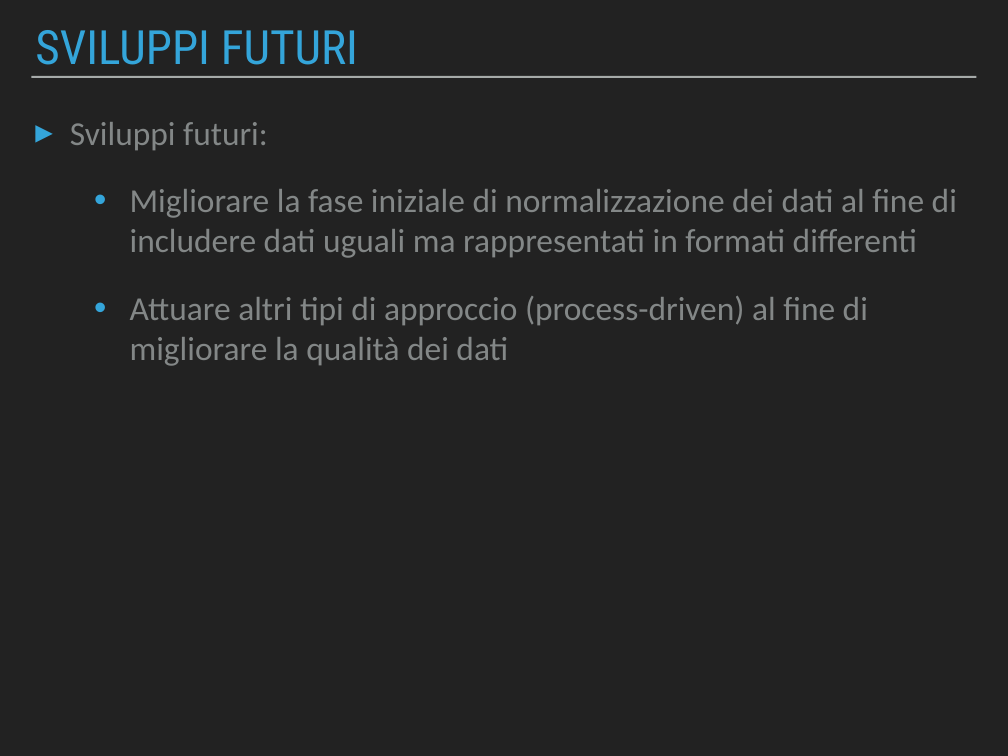
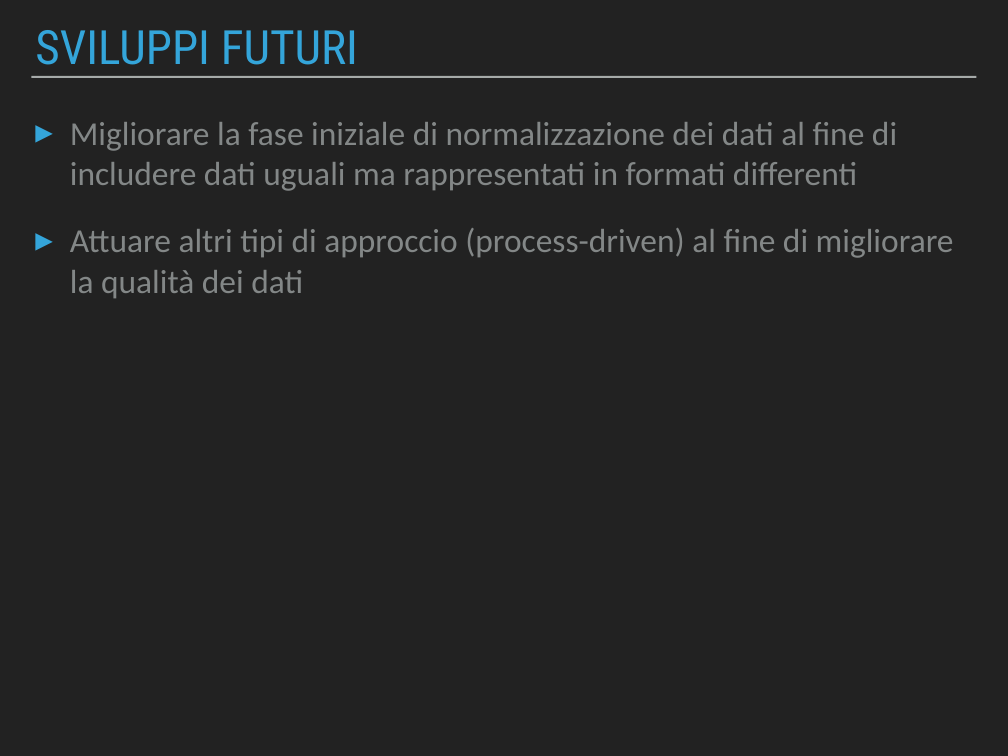
Before and after one commit to Beltra97/Unimib_ArchitettureDati, a slide deck: slide 18 of PresentazionePowerPoint.pptx. Drawn at 1008x756 pixels with LibreOffice and Linux fonts; fonts in the diff are those of the drawing. Boxes give left, top, right and bottom in pixels: in the first picture for what was removed or moved away, otherwise in the second. Text is boxed around its words. In the diff, an @@ line names an element or a change of style, - is before the commit and + after.

```diff
--- a/PresentazionePowerPoint.pptx
+++ b/PresentazionePowerPoint.pptx
@@ text "Migliorare la fase iniziale di ..." at (70,122,954,298): bullet • to ▸; list level 2 to 1 in "Migliorare la fase iniziale di ..."; list level 2 to 1 in "Attuare altri tipi di approccio ..." @@
@@ text at (70,122,268,150): paragraph removed @@
-▸ Sviluppi futuri:
```
Also in this commit, not shown: 5 other slides changed, 1 other file.
